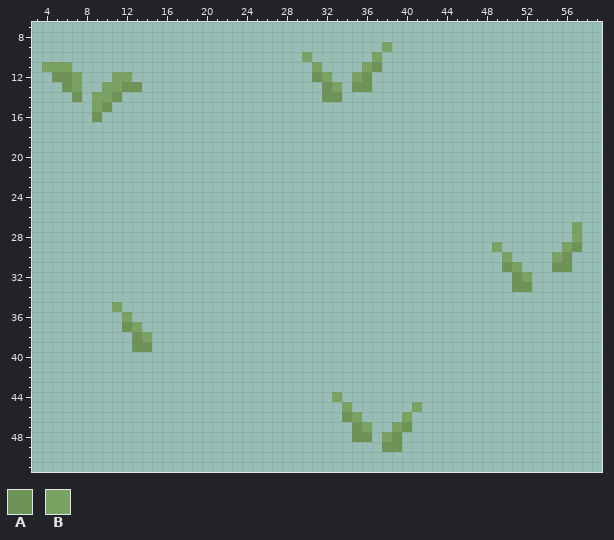
Edited in one commit: pixel-art sprite (sprites/terrain_overlay/grassy_patch8.png). Above, as it was before the edit.
The file is 64x64 pixels. Shown: x 3..59, y 7..51.
Palette (. is transparent): A #6e9357  B #7aa261
Pixels before, first column x 4:
 9 ..................................B...................
10 ..........................B......B....................
11 BBB........................B....BA....................
12 .AAB...BB..................AB..BA.....................
13 ..AB..BBAA..................AB.AA.....................
14 ...A.BBA....................AA........................
15 .....BA...............................................
16 .....A................................................
17 ......................................................
18 ......................................................
19 ......................................................
20 ......................................................
21 ......................................................
22 ......................................................
23 ......................................................
24 ......................................................
25 ......................................................
26 ......................................................
27 .....................................................B
28 .....................................................B
29 .............................................B......BA
30 ..............................................B....BA.
31 ..............................................AB...AA.
32 ...............................................AB.....
33 ...............................................AA.....
34 ......................................................
35 .......B..............................................
36 ........B.............................................
37 ........AB............................................
38 .........AB...........................................
39 .........AA...........................................
40 ......................................................
41 ......................................................
42 ......................................................
43 ......................................................
44 .............................B........................
45 ..............................B......B................
46 ..............................AB....B.................
47 ...............................AB..BA.................
48 ...............................AA.BA..................
49 ..................................AA..................
Now the later version:
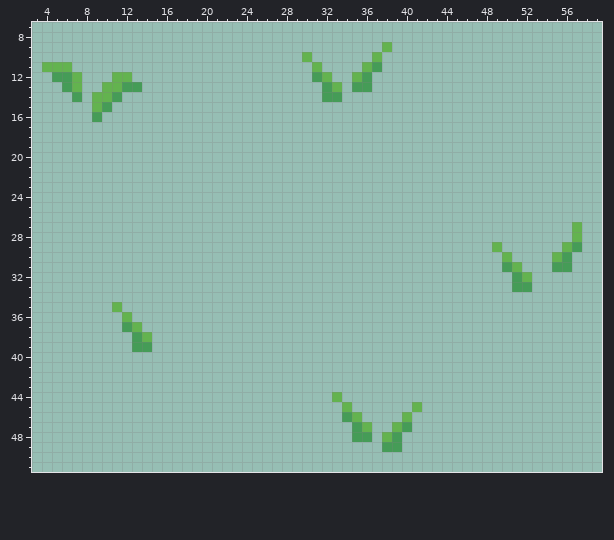
Diff:
colour A: #6e9357 -> #459c57
colour B: #7aa261 -> #63b34f
Where, in picture pixels (left, top, right, bottom), the same in both pictures:
changed: (302, 42, 392, 102)
changed: (42, 62, 142, 122)
changed: (492, 222, 582, 292)
changed: (112, 302, 152, 352)
changed: (332, 392, 422, 452)
